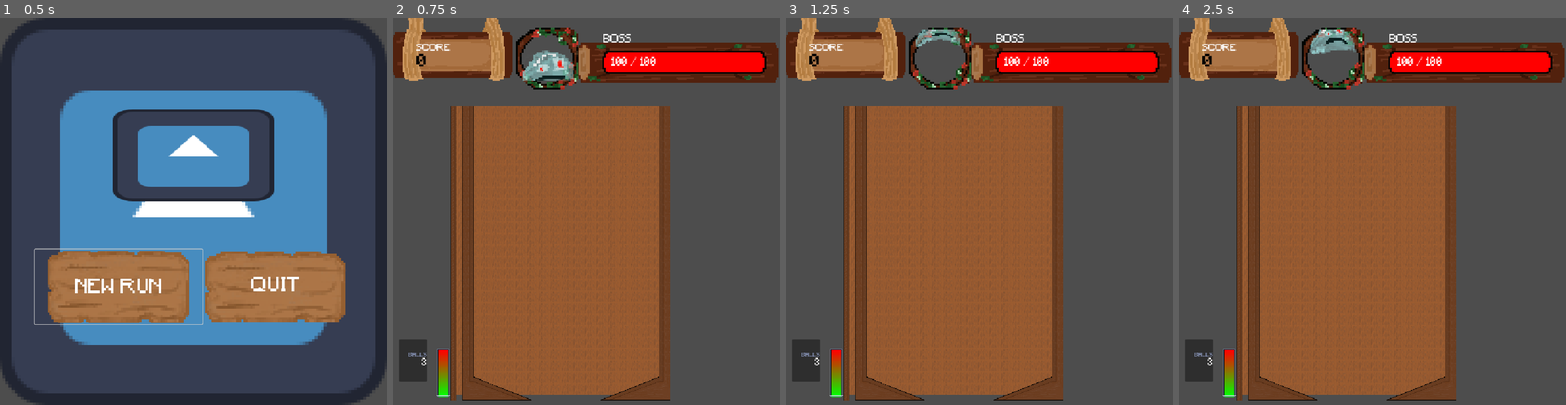
Above: before the commit, frames 1-4 (left to right).
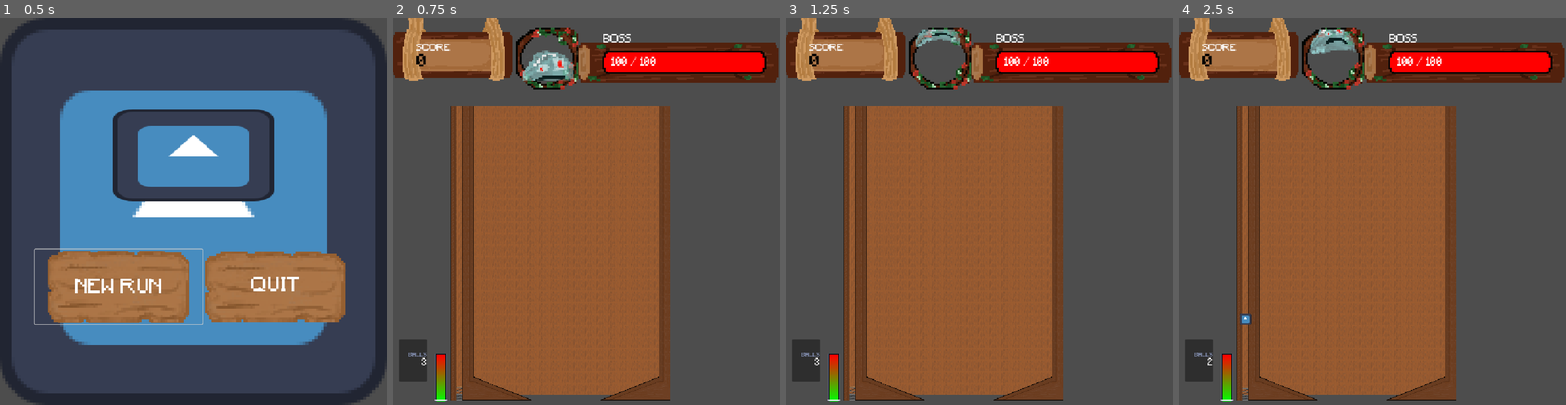
Above: after the commit, the same moments.

Repository: Josephs101/Hack-Haven-Game
Game: Godot game, scene res://scenes/start_menu.tscn
The game is run twice, just before and just after one commit, with the same random seed, the same clock (stepped at 60 frames per second) and the same inputs. The engine's default icon, where the game draws it, is replaced by a stand-in: a white triangle on a blue panel in a dark square.
Inputs:
- Up to frame 1 (0.5 s): no input
- Up to frame 2 (0.75 s): click "NEW RUN" at 0.5 s
- Up to frame 3 (1.25 s): no input
- Up to frame 4 (2.5 s): tap Enter at 1.25 s; tap S (launch, bound only after the commit) at 1.35, 2.1 s; hold A (LeftFlipper) from 2.03 s (still down)

Frame 1 is identical in both runs. In frame 2, 0.5% of the frame differs, in the area x 10-18%, y 85-100%; in frame 3, 0.5%; in frame 4, 0.6%, in the area x 7-19%, y 76-100%.

Commit message:
made ball launcher with meter

Diff:
--- a/power_meter.gd
+++ b/power_meter.gd
@@ -9,7 +9,7 @@
 func _ready() -> void:
 	mouse_filter = Control.MOUSE_FILTER_IGNORE
 	if custom_minimum_size == Vector2.ZERO:
-		custom_minimum_size == Vector2(44, 300)
+		custom_minimum_size = Vector2(44, 300)
 
 func set_power(value: float) -> void:
 	power = clampf(value, 0.0, 1.0)
--- a/project.godot
+++ b/project.godot
@@ -42,6 +42,11 @@
 "events": [Object(InputEventKey,"resource_local_to_scene":false,"resource_name":"","device":0,"window_id":0,"alt_presse …(189 unchanged characters)…
 ]
 }
+launch={
+"deadzone": 0.2,
+"events": [Object(InputEventKey,"resource_local_to_scene":false,"resource_name":"","device":-1,"window_id":0,"alt_pressed":false,"shift_pressed":false,"ctrl_pressed":false,"meta_pressed":false,"pressed":false,"keycode":0,"physical_keycode":83,"key_label":0,"unicode":115,"location":0,"echo":false,"script":null)
+]
+}
 
 [physics]
 
--- a/scenes/LevelScreen.tscn
+++ b/scenes/LevelScreen.tscn
@@ -28,3 +28,4 @@
 position = Vector2(0, -13)
 
 [node name="launcher" parent="." unique_id=156511213 instance=ExtResource("6_016qk")]
+position = Vector2(184, 1036)
--- /dev/null
+++ b/scenes/launcher.gd
@@ -0,0 +1,69 @@
+extends Node2D
+
+@export var ball_scene: PackedScene = preload("res://scenes/gameplay/PinBall.tscn")
+@export var min_speed := 1700.0
+@export var max_speed := 3200.0
+@export var charge_speed := 1.2   # full up/down cycles per second
+@export var launch_action := "launch"
+
+@onready var meter: Control = $PowerMeter
+@onready var spawn: Marker2D = $BallSpawn
+@onready var anim: AnimatedSprite2D = $Spring
+
+var _charging := false
+var _charge_time := 0.0
+var _power := 0.0
+var _can_launch := true
+
+
+func _process(delta: float) -> void:
+	if not _can_launch or GameStats.balls_left <= 0:
+		return
+
+	if Input.is_action_just_pressed(launch_action):
+		_charging = true
+		_charge_time = 0.0
+		_power = 0.0
+		meter.set_power(0.0)
+
+	if not _charging:
+		return
+
+	_charge_time += delta
+
+	# 0 → 1 → 0 → 1 ...
+	var cycle := fmod(_charge_time * charge_speed, 2.0)
+	_power = cycle if cycle <= 1.0 else 2.0 - cycle
+	meter.set_power(_power)
+
+	if Input.is_action_just_released(launch_action):
+		_release()
+
+
+func _release() -> void:
+	_charging = false
+	_can_launch = false
+
+	if not GameStats.use_ball():
+		_can_launch = true
+		return
+
+	anim.play("launch")
+	await anim.animation_finished
+
+	_fire(_power)
+	meter.set_power(0.0)
+
+
+func _fire(power: float) -> void:
+	var ball = ball_scene.instantiate()
+	get_parent().add_child(ball)
+
+	ball.global_position = spawn.global_position
+	ball.linear_velocity = Vector2.UP * lerpf(min_speed, max_speed, power)
+
+	ball.tree_exited.connect(_on_ball_gone)
+
+
+func _on_ball_gone() -> void:
+	_can_launch = true
--- a/scenes/launcher.tscn
+++ b/scenes/launcher.tscn
@@ -1,10 +1,189 @@
 [gd_scene format=3 uid="uid://dtxwfc3pqwx0"]
 
+[ext_resource type="Script" uid="uid://bvbmmolcm4cji" path="res://scenes/launcher.gd" id="1_cm6pl"]
+[ext_resource type="Texture2D" uid="uid://lmjpveg4gjum" path="res://assets/sprites/SpringAnimation.png" id="1_m736f"]
 [ext_resource type="Script" uid="uid://8oynuhudenpj" path="res://power_meter.gd" id="1_ut831"]
 
+[sub_resource type="AtlasTexture" id="AtlasTexture_cm6pl"]
+atlas = ExtResource("1_m736f")
+region = Rect2(0, 0, 16, 48)
+
+[sub_resource type="AtlasTexture" id="AtlasTexture_wr5gk"]
+atlas = ExtResource("1_m736f")
+region = Rect2(0, 0, 16, 48)
+
+[sub_resource type="AtlasTexture" id="AtlasTexture_rsxub"]
+atlas = ExtResource("1_m736f")
+region = Rect2(16, 0, 16, 48)
+
+[sub_resource type="AtlasTexture" id="AtlasTexture_m3bap"]
+atlas = ExtResource("1_m736f")
+region = Rect2(32, 0, 16, 48)
+
+[sub_resource type="AtlasTexture" id="AtlasTexture_g2bo6"]
+atlas = ExtResource("1_m736f")
+region = Rect2(48, 0, 16, 48)
+
+[sub_resource type="AtlasTexture" id="AtlasTexture_l255s"]
+atlas = ExtResource("1_m736f")
+region = Rect2(64, 0, 16, 48)
+
+[sub_resource type="AtlasTexture" id="AtlasTexture_nb8gq"]
+atlas = ExtResource("1_m736f")
+region = Rect2(80, 0, 16, 48)
+
+[sub_resource type="AtlasTexture" id="AtlasTexture_0d78p"]
+atlas = ExtResource("1_m736f")
+region = Rect2(96, 0, 16, 48)
+
+[sub_resource type="AtlasTexture" id="AtlasTexture_jkygn"]
+atlas = ExtResource("1_m736f")
+region = Rect2(112, 0, 16, 48)
+
+[sub_resource type="AtlasTexture" id="AtlasTexture_su428"]
+atlas = ExtResource("1_m736f")
+region = Rect2(128, 0, 16, 48)
+
+[sub_resource type="AtlasTexture" id="AtlasTexture_0eg6t"]
+atlas = ExtResource("1_m736f")
+region = Rect2(144, 0, 16, 48)
+
+[sub_resource type="AtlasTexture" id="AtlasTexture_0pve4"]
+atlas = ExtResource("1_m736f")
+region = Rect2(160, 0, 16, 48)
+
+[sub_resource type="AtlasTexture" id="AtlasTexture_3si1s"]
+atlas = ExtResource("1_m736f")
+region = Rect2(176, 0, 16, 48)
+
+[sub_resource type="AtlasTexture" id="AtlasTexture_xur2m"]
+atlas = ExtResource("1_m736f")
+region = Rect2(192, 0, 16, 48)
+
+[sub_resource type="AtlasTexture" id="AtlasTexture_50jqp"]
+atlas = ExtResource("1_m736f")
+region = Rect2(208, 0, 16, 48)
+
+[sub_resource type="AtlasTexture" id="AtlasTexture_g5ll4"]
+atlas = ExtResource("1_m736f")
+region = Rect2(224, 0, 16, 48)
+
+[sub_resource type="AtlasTexture" id="AtlasTexture_avioe"]
+atlas = ExtResource("1_m736f")
+region = Rect2(240, 0, 16, 48)
+
+[sub_resource type="AtlasTexture" id="AtlasTexture_y5kel"]
+atlas = ExtResource("1_m736f")
+region = Rect2(256, 0, 16, 48)
+
+[sub_resource type="AtlasTexture" id="AtlasTexture_hyth7"]
+atlas = ExtResource("1_m736f")
+region = Rect2(272, 0, 16, 48)
+
+[sub_resource type="AtlasTexture" id="AtlasTexture_saejf"]
+atlas = ExtResource("1_m736f")
+region = Rect2(288, 0, 16, 48)
+
+[sub_resource type="AtlasTexture" id="AtlasTexture_217ww"]
+atlas = ExtResource("1_m736f")
+region = Rect2(304, 0, 16, 48)
+
+[sub_resource type="AtlasTexture" id="AtlasTexture_vyxfe"]
+atlas = ExtResource("1_m736f")
+region = Rect2(320, 0, 16, 48)
+
+[sub_resource type="AtlasTexture" id="AtlasTexture_l63f2"]
+atlas = ExtResource("1_m736f")
+region = Rect2(336, 0, 16, 48)
+
+[sub_resource type="SpriteFrames" id="SpriteFrames_t831l"]
+animations = [{
+"frames": [{
+"duration": 1.0,
+"texture": SubResource("AtlasTexture_cm6pl")
+}],
+"loop": false,
+"name": &"default",
+"speed": 5.0
+}, {
+"frames": [{
+"duration": 1.0,
+"texture": SubResource("AtlasTexture_wr5gk")
+}, {
+"duration": 1.0,
+"texture": SubResource("AtlasTexture_rsxub")
+}, {
+"duration": 1.0,
+"texture": SubResource("AtlasTexture_m3bap")
+}, {
+"duration": 1.0,
+"texture": SubResource("AtlasTexture_g2bo6")
+}, {
+"duration": 1.0,
+"texture": SubResource("AtlasTexture_l255s")
+}, {
+"duration": 1.0,
+"texture": SubResource("AtlasTexture_nb8gq")
+}, {
+"duration": 1.0,
+"texture": SubResource("AtlasTexture_0d78p")
+}, {
+"duration": 1.0,
+"texture": SubResource("AtlasTexture_jkygn")
+}, {
+"duration": 1.0,
+"texture": SubResource("AtlasTexture_su428")
+}, {
+"duration": 1.0,
+"texture": SubResource("AtlasTexture_0eg6t")
+}, {
+"duration": 1.0,
+"texture": SubResource("AtlasTexture_0pve4")
+}, {
+"duration": 1.0,
+"texture": SubResource("AtlasTexture_3si1s")
+}, {
+"duration": 1.0,
+"texture": SubResource("AtlasTexture_xur2m")
+}, {
+"duration": 1.0,
+"texture": SubResource("AtlasTexture_50jqp")
+}, {
+"duration": 1.0,
+"texture": SubResource("AtlasTexture_g5ll4")
+}, {
+"duration": 1.0,
+"texture": SubResource("AtlasTexture_avioe")
+}, {
+"duration": 1.0,
+"texture": SubResource("AtlasTexture_y5kel")
+}, {
+"duration": 1.0,
+"texture": SubResource("AtlasTexture_hyth7")
+}, {
+"duration": 1.0,
+"texture": SubResource("AtlasTexture_saejf")
+}, {
+"duration": 1.0,
+"texture": SubResource("AtlasTexture_217ww")
+}, {
+"duration": 1.0,
+"texture": SubResource("AtlasTexture_vyxfe")
+}, {
+"duration": 1.0,
+"texture": SubResource("AtlasTexture_l63f2")
+}],
+"loop": false,
+"name": &"launch",
+"speed": 24.0
+}]
+
 [node name="Node2D" type="Node2D" unique_id=156511213]
-
-[node name="Spring" type="Sprite2D" parent="." unique_id=2131879896]
+script = ExtResource("1_cm6pl")
+
+[node name="Spring" type="AnimatedSprite2D" parent="." unique_id=2051453623]
+sprite_frames = SubResource("SpriteFrames_t831l")
+animation = &"launch"
 
 [node name="SpringAnimation" type="AnimationPlayer" parent="." unique_id=2078585003]
 
@@ -14,9 +193,9 @@
 custom_minimum_size = Vector2(44, 300)
 layout_mode = 3
 anchors_preset = 0
-offset_left = 123.00001
-offset_top = 917.0
-offset_right = 167.0
-offset_bottom = 1217.0
+offset_left = -67.0
+offset_top = -106.00001
+offset_right = -23.0
+offset_bottom = 194.0
 scale = Vector2(0.7174157, 0.43553472)
 script = ExtResource("1_ut831")
--- a/scripts/game_stats.gd
+++ b/scripts/game_stats.gd
@@ -34,6 +34,13 @@
 	boss_health_changed.emit(boss_hp, boss_max_hp)
 
 
+func use_ball() -> bool:
+	if balls_left <= 0:
+		return false
+	set_balls(balls_left - 1)
+	return true
+
+
 func set_balls(value: int) -> void:
 	balls_left = maxi(0, value)
 	balls_changed.emit(balls_left)
Not shown, added: scenes/launcher.gd.uid
